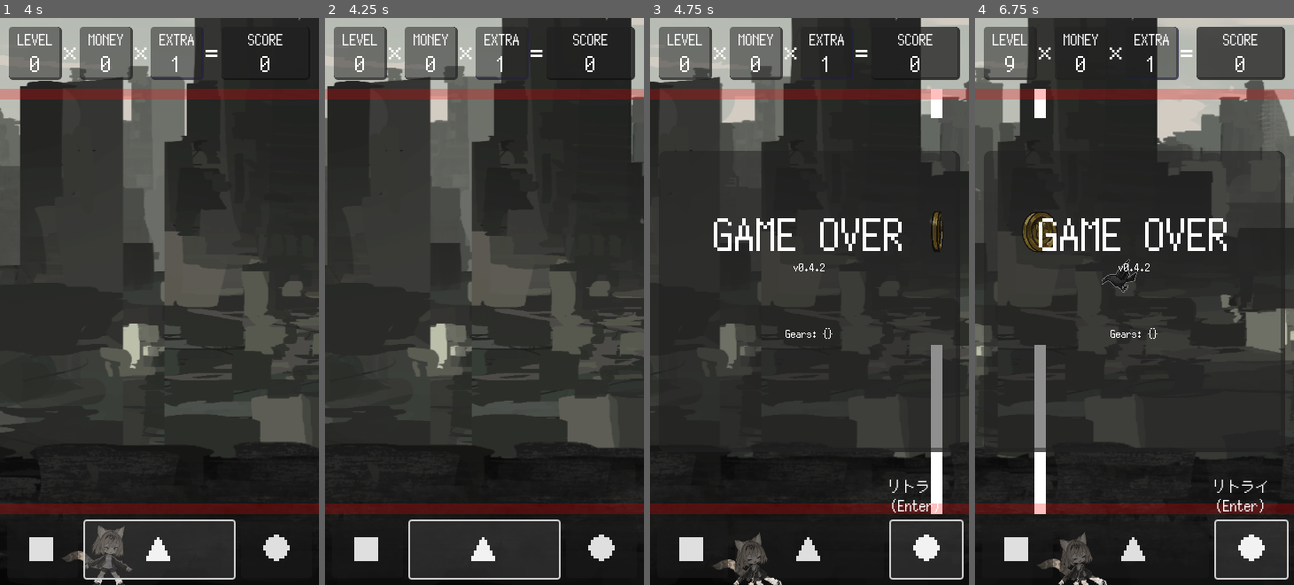
Above: before the commit, frames 1-4 (left to right).
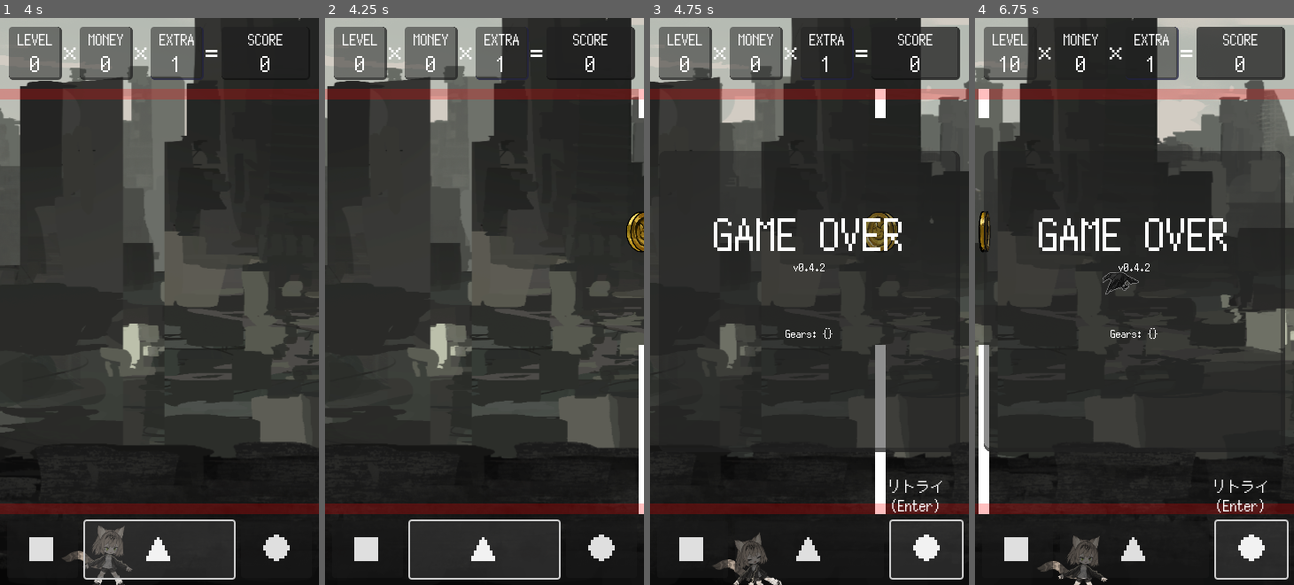
Above: after the commit, the same moments.

Repository: kamikoloss/gabsurf
Game: Godot game, scene res://scenes/main.tscn
The game is run twice, just before and just after one commit, with the same random seed, the same clock (stepped at 60 frames per second) and the same inputs. Sound files missing from this copy of the repository are replaced by a short silence.
Inputs:
- Up to frame 1 (4 s): click "■" at 0.5 s; click "▲" at 1.25 s; click "●" at 2 s; click "■" at 2.75 s; click "▲" at 3.5 s
- Up to frame 2 (4.25 s): no input
- Up to frame 3 (4.75 s): click "●" at 4.25 s
- Up to frame 4 (6.75 s): click "■" at 5 s; click "▲" at 5.75 s; click "●" at 6.5 s

Frame 1 is identical in both runs. In frame 2, 0.9% of the frame differs, in the area x 94-100%, y 12-88%; in frame 3, 2.9%; in frame 4, 4.0%, in the area x 1-52%, y 6-100%.

Commit message:
ポーズしても敵とゲートが生成される不具合を修正した

Diff:
--- a/scenes/game.gd
+++ b/scenes/game.gd
@@ -61,7 +61,7 @@
 
 # ゲームを初期化 + 一時停止する
 func _initialize_game():
-	print("Waiting start...")
+	print("---------------- Game Start ----------------")
 	Engine.time_scale = 1.0
 	set_process(false)
 	set_physics_process(false)
@@ -167,7 +167,7 @@
 			Global.life += 1
 		Gear.GearType.LFM:
 			if Global.life <= 1:
-				print("No Life!!")
+				print("[Game] try get gear LFM, but no life!!")
 			else:
 				Global.life -= 1
 				Global.money += 10
@@ -254,7 +254,7 @@
 	_tween.tween_property(_hero_anti_damage_bar, "value", 0, duration)
 	_tween.tween_callback(func(): _hero_anti_damage_bar.visible = false)
 	_tween.tween_callback(func(): Global.is_hero_anti_damage = false)
-	#_tween.tween_callback(func(): print("Anti-damage is finished."))
+	#_tween.tween_callback(func(): print("[Game] anti-damage is finished."))
 
 
 # SE を鳴らす
--- a/scenes/global.gd
+++ b/scenes/global.gd
@@ -29,8 +29,8 @@
 # Enums
 enum State {
 	TITLE, # タイトル
+	ACTIVE, # ゲーム中
 	PAUSED, # ポーズ中
-	ACTIVE, # ゲーム中
 	GAMEOVER, # ゲームオーバー
 }
 
--- a/scenes/hero.gd
+++ b/scenes/hero.gd
@@ -129,7 +129,7 @@
 	if area.is_in_group("Wall"):
 		if Global.is_hero_anti_damage:
 			return
-		print("[Hero] damged by wall.")
+		print("[Hero] damged by walls.")
 		Global.hero_damged.emit()
 
 	if area.is_in_group("Enemy"):
@@ -139,10 +139,10 @@
 			# ボディーアーマー: 無敵状態のとき敵を倒せる
 			if Gear.my_gears.has(Gear.GearType.BDA):
 				area.die() # area = enemy
-				print("Hero kills enemy.")
+				print("[Hero] kills a enemy.")
 				Global.hero_kills_enemy.emit()
 		else:
-			print("Hero is damged by enemy.")
+			print("[Hero] damged by a enemy.")
 			Global.hero_damged.emit()
 
 	if area.is_in_group("Level"):
@@ -165,7 +165,7 @@
 		var _cost = Gear.GEAR_INFO[_gear]["c"]
 		if Global.money < _cost:
 			# 所持金が足りない場合: 買えない
-			print("[Hero] no money!! (money: {0}, cost: {1})".format([Global.money, _cost]))
+			print("[Hero] try get gear, but no money!! (money: {0}, cost: {1})".format([Global.money, _cost]))
 		else:
 			area.get_node("../Image").queue_free()
 			area.queue_free()
--- a/scenes/spawner.gd
+++ b/scenes/spawner.gd
@@ -34,9 +34,10 @@
 	Global.hero_got_money.connect(_on_hero_got_money)
 	Global.hero_got_gear.connect(_on_hero_got_gear)
 	Global.hero_exited_shop.connect(_on_hero_exited_shop)
+	Global.state_changed.connect(_on_state_changed)
 
-	_is_spawn_gate = true
-	_is_spawn_enemy = true
+	_is_spawn_gate = false
+	_is_spawn_enemy = false
 
 
 func _process(delta):
@@ -75,6 +76,12 @@
 		_is_spawn_enemy = true
 
 
+func _on_state_changed(from):
+	var _is_active = Global.state == Global.State.ACTIVE
+	_is_spawn_gate = _is_active
+	_is_spawn_enemy = _is_active
+
+
 # ゲートを生成しつづける (_process 内で呼ぶ)
 func _process_spawn_gate(delta):
 	if _is_spawn_gate:
@@ -95,7 +102,7 @@
 # ゲートを生成する
 func _spawn_gate(height_diff, x_diff, set_money):
 	var _gate = GATE_SCENE.instantiate()
-	_gate.global_position.x += (get_viewport().get_camera_2d().global_position.x + 720 + x_diff)
+	_gate.global_position.x += (get_viewport().get_camera_2d().global_position.x + 400 + x_diff)
 	_gate.global_position.y += 320
 	_gate.gap_diff = Global.gate_gap_diff
 	_gate.height_diff += height_diff
@@ -122,7 +129,7 @@
 	var _enemy = ENEMY_SCENE.instantiate()
 	var _rng = RandomNumberGenerator.new()
 	var _height_diff = _rng.randf_range(_enemy_spawn_height_min, _enemy_spawn_height_max)
-	_enemy.global_position.x += (get_viewport().get_camera_2d().global_position.x + 720)
+	_enemy.global_position.x += (get_viewport().get_camera_2d().global_position.x + 400)
 	_enemy.global_position.y += (_height_diff + 320)
 	self.add_child(_enemy)
 	print("[Spawner] spawned a enemy.")
@@ -131,7 +138,7 @@
 # 店を生成する
 func _spawn_shop():
 	var _shop = SHOP_SCENE.instantiate()
-	_shop.global_position.x += (get_viewport().get_camera_2d().global_position.x + 1440)
+	_shop.global_position.x += (get_viewport().get_camera_2d().global_position.x + 1000)
 	_shop.global_position.y += 320
 	_shop.number = _shop_counter
 	_shop.gate_gap = Global.gate_gap_diff
--- a/scenes/ui.gd
+++ b/scenes/ui.gd
@@ -15,15 +15,10 @@
 @onready var _footer_retry = $CanvasLayer/Footer/Retry
 
 # Constants
-const BG_DURATION = 2.0 # (s)
-const LABEL_DURATION = 0.5 # (s)
+const BG_DURATION = 2.0 # BG が何秒かけて上昇するか
+const LABEL_DURATION = 0.5 # 数値系が何秒かけて変わるか
 
 # Variables
-var _level_from = 0
-var _money_from = 0
-var _extra_from = 1
-var _score_from = 0
-
 var _bg_tween = null
 var _level_tween = null
 var _money_tween = null
@@ -111,7 +106,6 @@
 		Global.Rank.GOLD: 0
 	}
 	var _position = Vector2(0, _rank_y_positions[Global.rank])
-	print(_position)
 
 	var _tween = _get_bg_tween()
 	_tween.set_trans(Tween.TRANS_QUAD).set_ease(Tween.EASE_IN_OUT)
